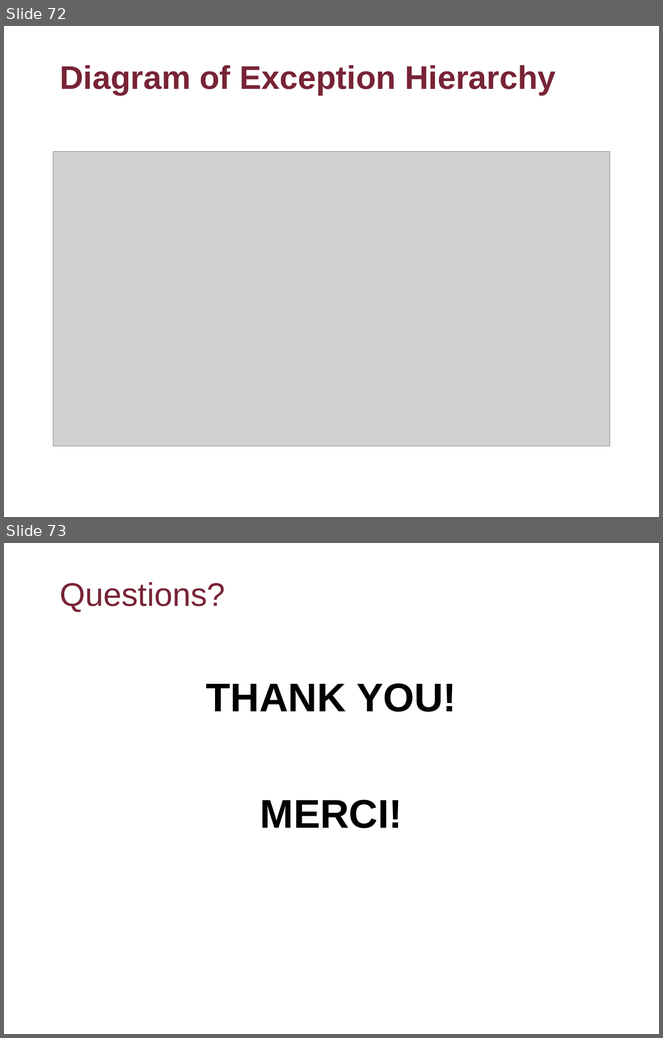
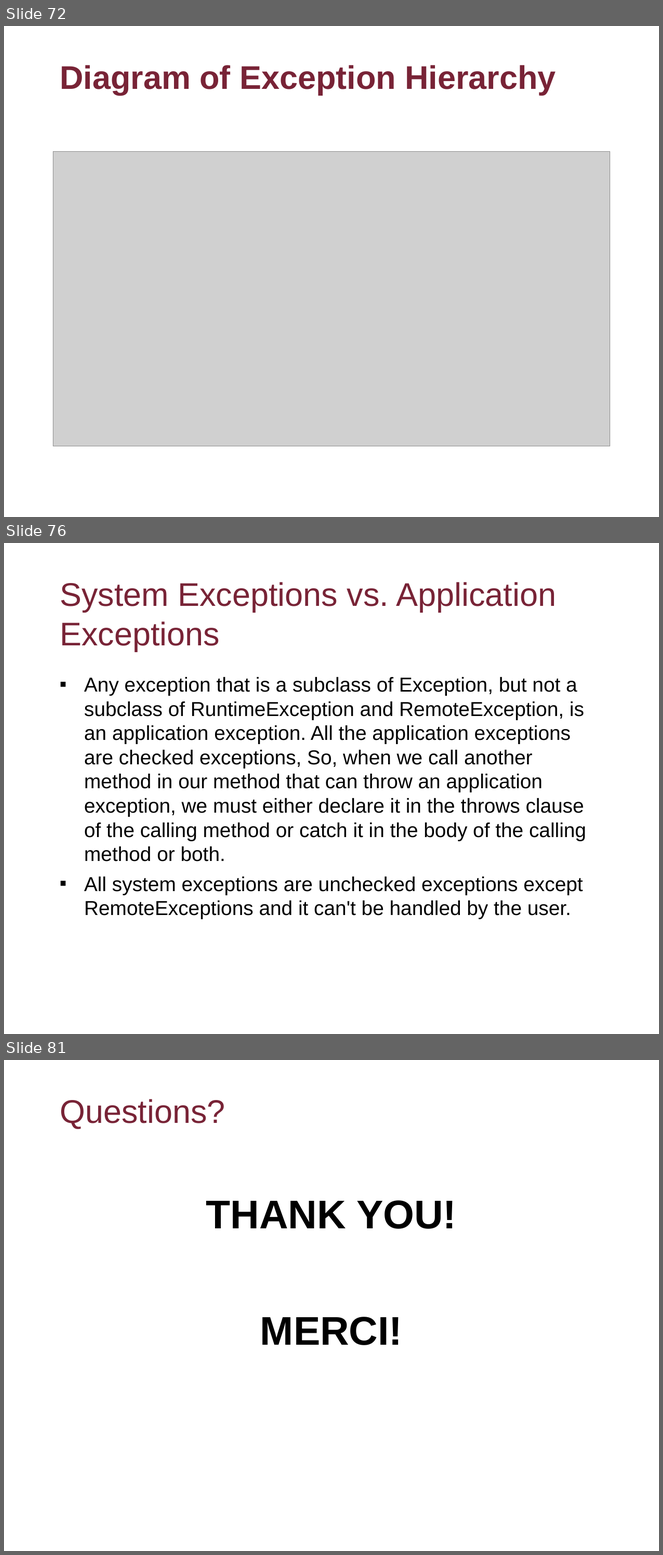
Before and after one commit to flyworker/java-workshop, a slide deck: Advanced Java Workshop-Concordia.ppt. Shown one above the other, each under a label of ours: slides 72 and 73 before the commit, slides 72, 76 and 81 after it; the slides between them are not shown. The pictures are 663x1038 and 663x1555 pixels, drawn with LibreOffice and Linux fonts; fonts in the diff are those of the drawing; grey boxes stand for pictures; background and template pictures are left out. Boxes give left, top, right and bottom in pixels: in the first picture for what was removed or moved away, otherwise in the second. Text is boxed around its words. In the diff, an @@ line names an element or a change of style, - is before the commit and + after.

```diff
--- a/Advanced Java Workshop-Concordia.ppt
+++ b/Advanced Java Workshop-Concordia.ppt
@@ slide 76 added at (x1=4, y1=543, x2=659, y2=1034), background picture (left out) @@
@@ title added at (x1=60, y1=582, x2=556, y2=651), 36 pt, text #782336 @@
+System Exceptions vs. Application Exceptions
@@ text added at (x1=84, y1=677, x2=586, y2=919), 22.2 pt, text #000000 @@
+▪ Any exception that is a subclass of Exception, but not a subclass of RuntimeException and RemoteException, is an application exception. All the application exceptions are checked exceptions, So, when we call another method in our method that can throw an application exception, we must either declare it in the throws clause of the calling method or catch it in the body of the calling method or both.
+▪ All system exceptions are unchecked exceptions except RemoteExceptions and it can't be handled by the user.
@@ what was slide 73 is now slide 81 @@
```
Also in this commit, not shown: 7 other slides added, 12 other files.
